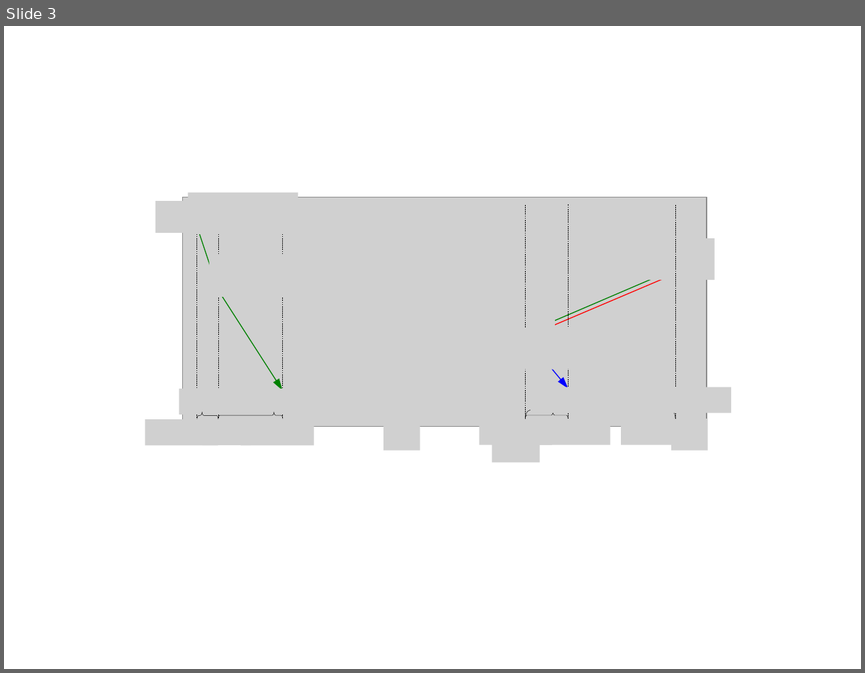
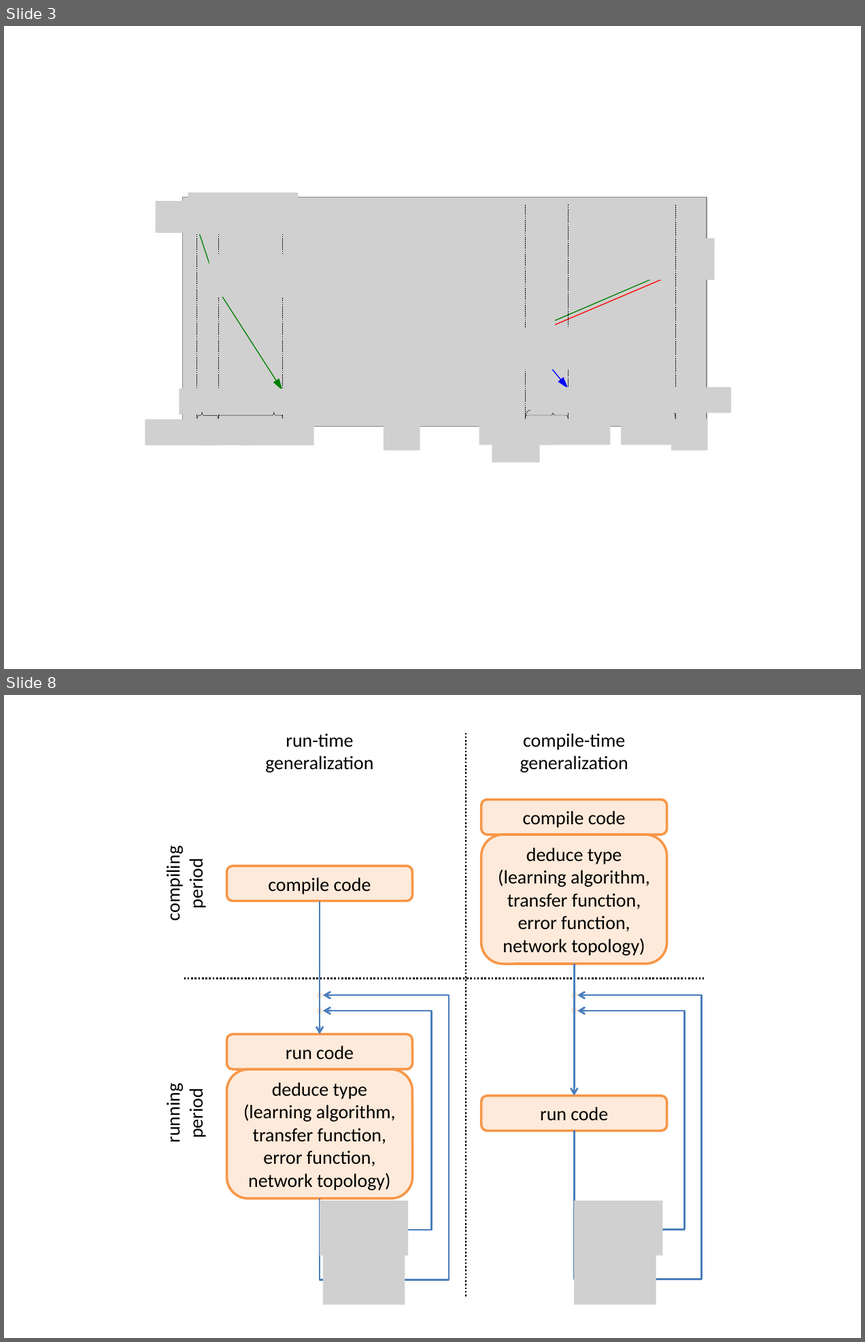
Before and after one commit to wenduow/BeefNet, a slide deck: trunk/pic/pic.pptx. Shown one above the other, each under a label of ours: slide 3 before the commit, slides 3 and 8 after it; the slides between them are not shown. The pictures are 865x673 and 865x1342 pixels, drawn with LibreOffice and Linux fonts; fonts in the diff are those of the drawing; grey boxes stand for pictures. Boxes give left, top, right and bottom in pixels: in the first picture for what was removed or moved away, otherwise in the second. Text is boxed around its words. In the diff, an @@ line names an element or a change of style, - is before the commit and + after.

```diff
--- a/trunk/pic/pic.pptx
+++ b/trunk/pic/pic.pptx
@@ slide 8 added at [4,695,861,1338], background #FFFFFF @@
@@ group added at [162,732,704,1304]: 6 rounded rectangles, 6 lines, 4 texts, 4 elbow arrows, 4 ellipses, 4 pictures, 2 arrows @@
+deduce type
+(learning algorithm,
+transfer function,
+error function,
+network topology)
+compile code
+compile-time
+generalization
+run-time
+generalization
+compiling
+period
+running
+period
+compile code
+deduce type
+(learning algorithm,
+transfer function,
+error function,
+network topology)
+run code
+run code
```
Also in this commit, not shown: 2 slides changed, 2 other slides added, 2 slides removed, 16 other files.
